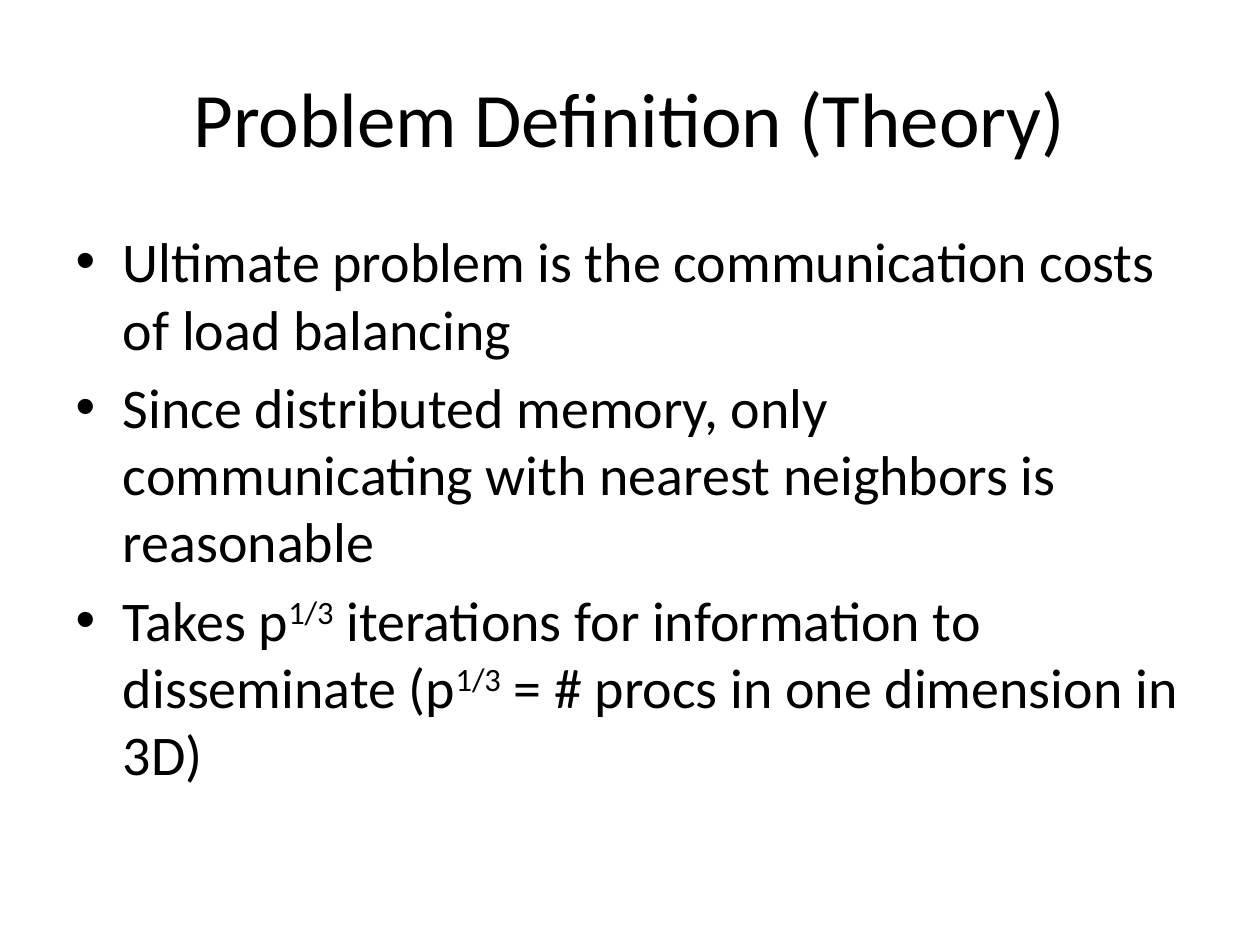
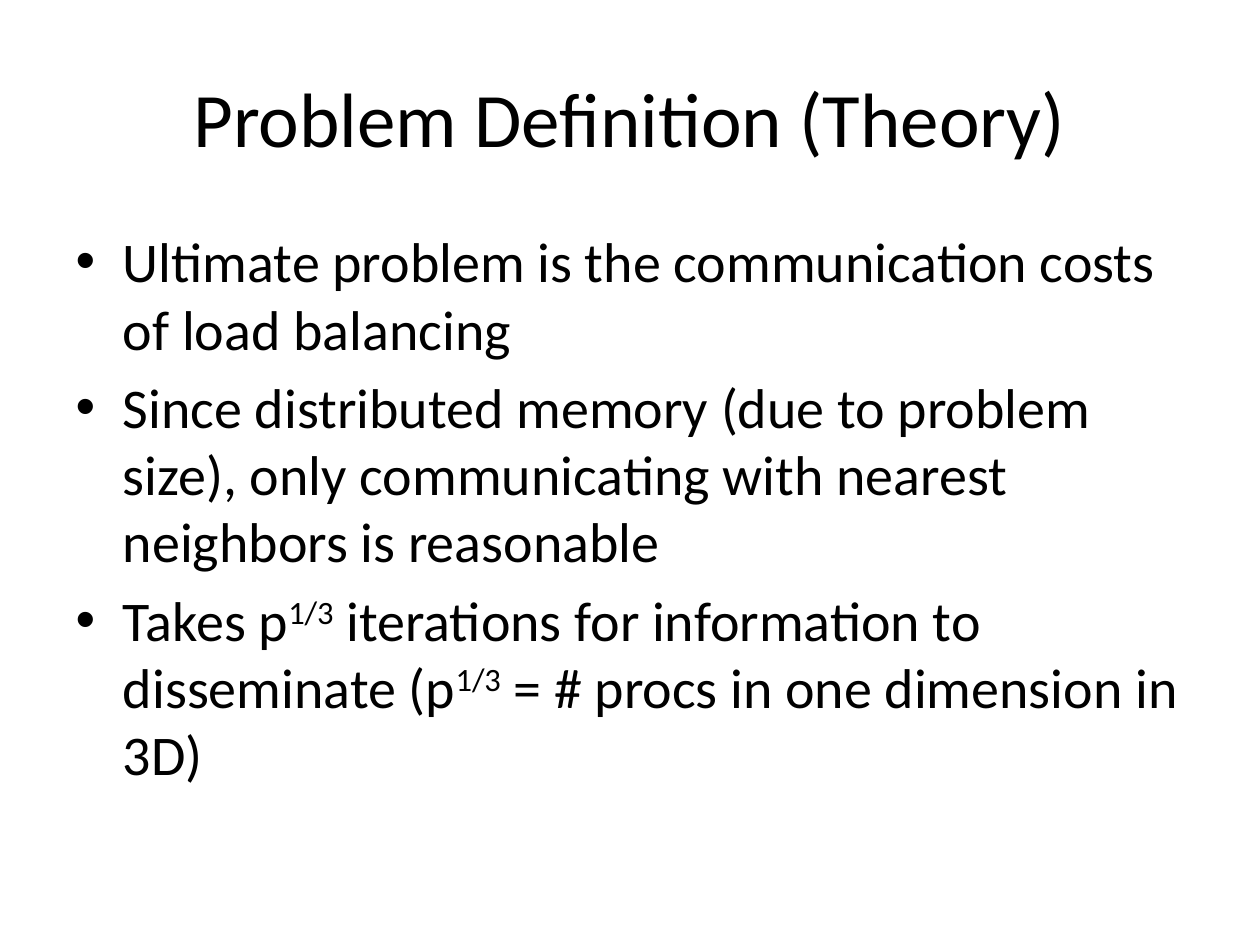
Before and after one commit to mgsholte/dynogrid, a slide deck: slide 2 of Dynogrid_ProgressReport_v1.pptx. Drawn at 1260x945 pixels with LibreOffice and Linux fonts; fonts in the diff are those of the drawing. Boxes give left, top, right and bottom in pixels: in the first picture for what was removed or moved away, otherwise in the second. Text is boxed around its words. In the diff, an @@ line names an element or a change of style, - is before the commit and + after.

```diff
--- a/Dynogrid_ProgressReport_v1.pptx
+++ b/Dynogrid_ProgressReport_v1.pptx
@@ text at box(123, 387, 1090, 572): text changed @@
-• Since distributed memory, only communicating with nearest neighbors is reasonable
+• Since distributed memory (due to problem size), only communicating with nearest neighbors is reasonable
```
Also in this commit, not shown: 3 other slides changed.
